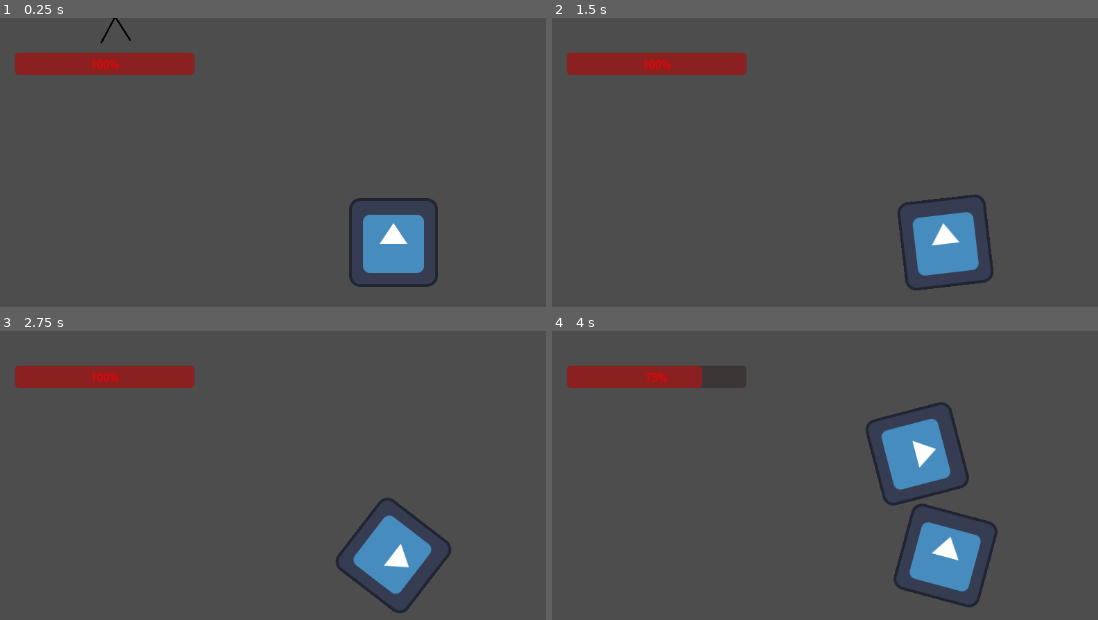
Above: before the commit, frames 1-4 (two rows, left to right).
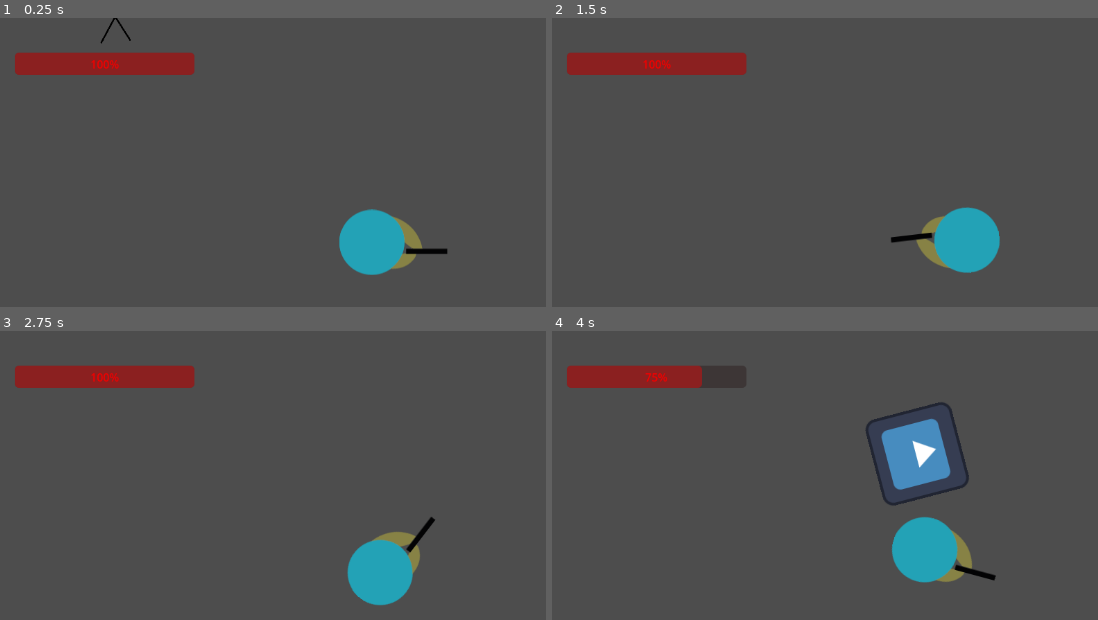
Above: after the commit, the same moments.

Repository: DanikShch/Game
Game: Godot game, scene res://Level/level.tscn
Same seed, same stepped clock (60 frames per second), same inputs: the game is played once before the commit and once after it. The engine's default icon, where the game draws it, is replaced by a stand-in: a white triangle on a blue panel in a dark square.
Inputs (mouse positions are in pixels of both pictures, inside the frame that each line leads up to):
- Up to frame 1 (0.25 s): no input
- Up to frame 2 (1.5 s): tap Enter at 0.5 s; move the mouse to (outside the picture) at 0.52 s; hold D (right) 0.53-1.28 s; tap E (Enable) at 0.6 s; tap Space at 1.25 s; move the mouse to (786, 263) at 1.27 s; hold S (down) from 1.28 s (still down); click (786, 263) at 1.35 s
- Up to frame 3 (2.75 s): tap Enter at 2 s; move the mouse to (475, 458) at 2.02 s; release S (down) at 2.03 s; hold D (right) from 2.03 s (still down); tap Mouse wheel down (weapon_change_down) at 2.1 s
- Up to frame 4 (4 s): tap Space at 2.75 s; move the mouse to (outside the picture) at 2.77 s; release D (right) at 2.78 s; hold W (up) 2.78-3.53 s; tap Mouse wheel up (weapon_change_up) at 2.85 s; move the mouse to (outside the picture) at 3.52 s; hold A (left) from 3.53 s (still down); tap E (Enable) at 3.6 s

The runs differ from the first frame. In frame 1, 3.7% of the frame differs, in the area x 62-82%, y 62-94%; in frame 2, 3.7%; in frame 3, 3.7%, in the area x 61-83%, y 57-98%; in frame 4, 3.7%.

Commit message:
Добавил тестовую модель игрока без анимации
*Убрал флипы в игроке

Diff:
--- a/Player/player.gd
+++ b/Player/player.gd
@@ -21,16 +21,16 @@
 	velocity = Vector2.ZERO
 	if Input.is_action_pressed("right"):
 		velocity.x += SPEED
-		$Sprite2D.flip_h = false
+		#$Sprite2D.flip_h = false
 	if Input.is_action_pressed("left"):
 		velocity.x -= SPEED
-		$Sprite2D.flip_h = true
+		#$Sprite2D.flip_h = true
 	if Input.is_action_pressed("up"):
 		velocity.y -= SPEED
-		$Sprite2D.flip_v = false
+		#$Sprite2D.flip_v = false
 	if Input.is_action_pressed("down"):
 		velocity.y += SPEED
-		$Sprite2D.flip_v = true
+		#$Sprite2D.flip_v = true
 	move_and_slide()
 	$Camera2D.position = Vector2(0,0)
 	var mouse_pos = get_global_mouse_position()
--- a/Player/player.tscn
+++ b/Player/player.tscn
@@ -1,8 +1,8 @@
 [gd_scene load_steps=6 format=3 uid="uid://c74bp6ifb7uah"]
 
 [ext_resource type="Script" path="res://Player/player.gd" id="1_l5uj8"]
+[ext_resource type="Texture2D" uid="uid://bmieinj7tfdvk" path="res://texture/Player.png" id="2_xbo24"]
 [ext_resource type="PackedScene" uid="uid://cb3pm7sqkw23s" path="res://Gun/gun.tscn" id="3_ch842"]
-[ext_resource type="Texture2D" uid="uid://cmtuxs0qotftx" path="res://icon.svg" id="3_mv2s6"]
 [ext_resource type="Script" path="res://Camera/Camera2D.gd" id="4_ocex2"]
 
 [sub_resource type="RectangleShape2D" id="RectangleShape2D_h5vng"]
@@ -14,7 +14,8 @@
 script = ExtResource("1_l5uj8")
 
 [node name="Sprite2D" type="Sprite2D" parent="."]
-texture = ExtResource("3_mv2s6")
+rotation = 1.5708
+texture = ExtResource("2_xbo24")
 
 [node name="CollisionShape2D" type="CollisionShape2D" parent="."]
 shape = SubResource("RectangleShape2D_h5vng")
Binary file added: texture/Player.png
Not shown, added: texture/Player.png.import
